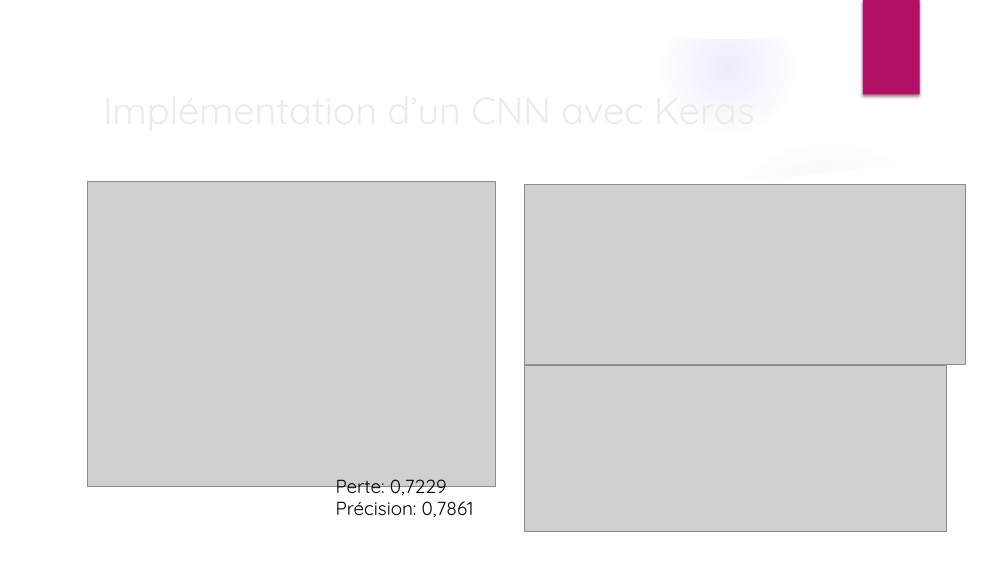
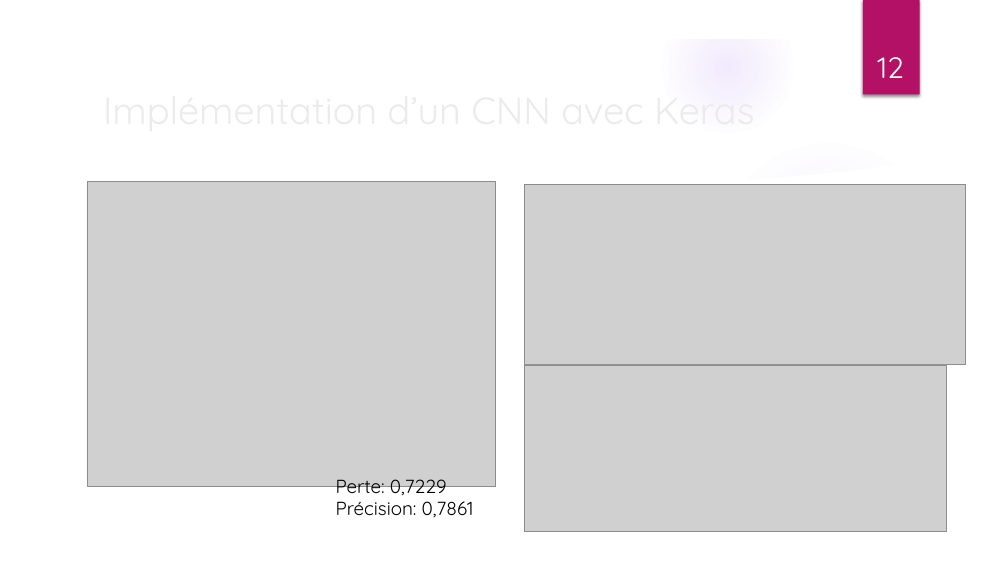
Before and after one commit to ThibaultDieudonne/Comments-and-Pictures-Classification, a slide deck: slide 12 of P6_01_presentation.pptx. Drawn at 1008x567 pixels with LibreOffice and Linux fonts; fonts in the diff are those of the drawing; grey boxes stand for pictures; background and template pictures are left out. Boxes give left, top, right and bottom in pixels: in the first picture for what was removed or moved away, otherwise in the second. Text is boxed around its words. In the diff, an @@ line names an element or a change of style, - is before the commit and + after.

```diff
--- a/P6_01_presentation.pptx
+++ b/P6_01_presentation.pptx
@@ page number added at [877, 57, 903, 78], 28 pt, text #FFFFFF @@
+12
```
Also in this commit, not shown: 15 other slides changed, 1 slide added, 1 slide removed, 1 other file.
